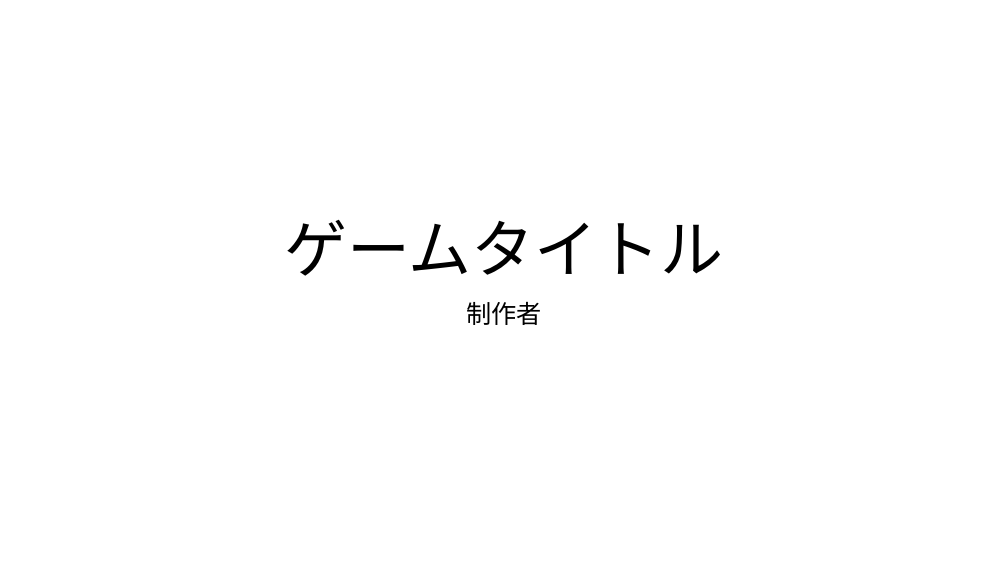
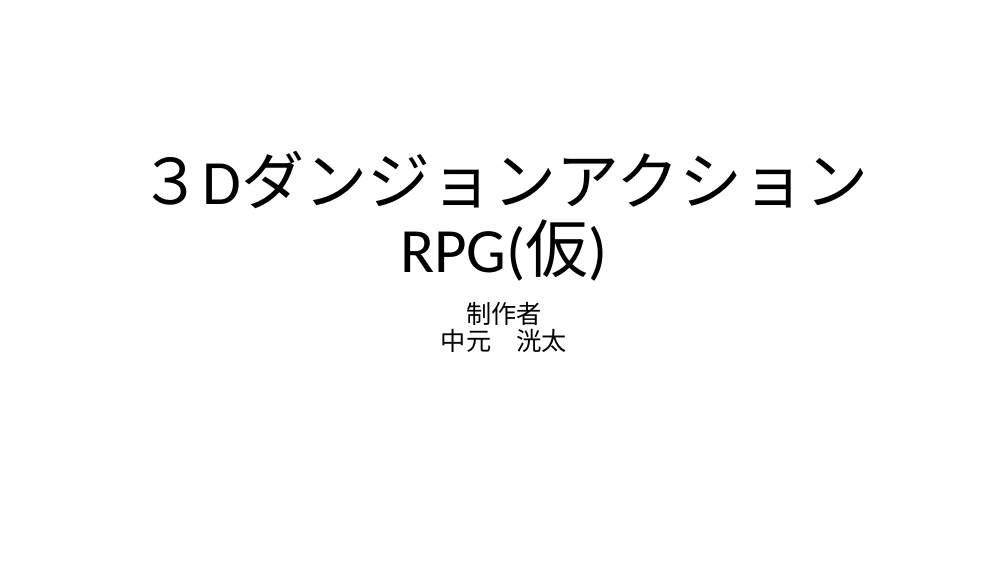
Before and after one commit to 2023Game/07Nakamoto, a slide deck: slide 1 of 3年後期/企画/ゲーム企画書_提出.pptx. Drawn at 1008x567 pixels with LibreOffice and Linux fonts; fonts in the diff are those of the drawing. Boxes give left, top, right and bottom in pixels: in the first picture for what was removed or moved away, otherwise in the second. Text is boxed around its words. In the diff, an @@ line names an element or a change of style, - is before the commit and + after.

```diff
--- a/3年後期/企画/ゲーム企画書_提出.pptx
+++ b/3年後期/企画/ゲーム企画書_提出.pptx
@@ title at bbox=[400, 220, 608, 281]: text changed @@
-ゲームタイトル
+３DダンジョンアクションRPG(仮)
@@ subtitle at bbox=[441, 324, 567, 352]: paragraph added @@
+中元 洸太
```
Also in this commit, not shown: 5 other slides changed, 6 slides added, 2 other files.
